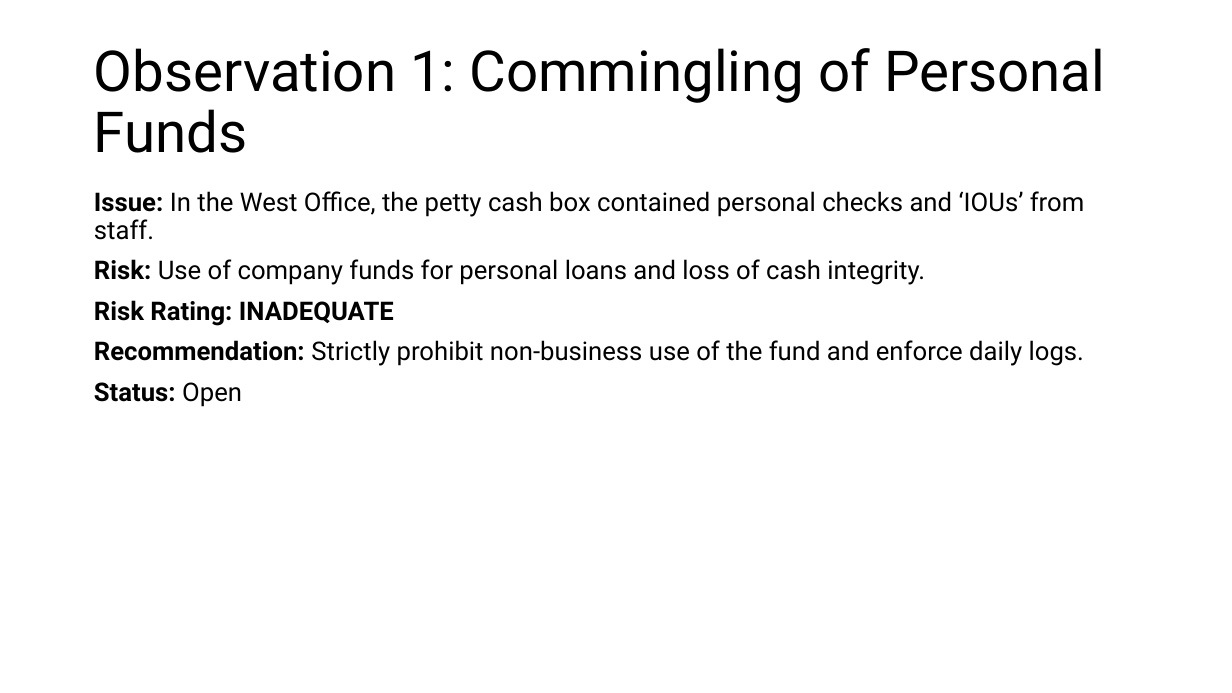
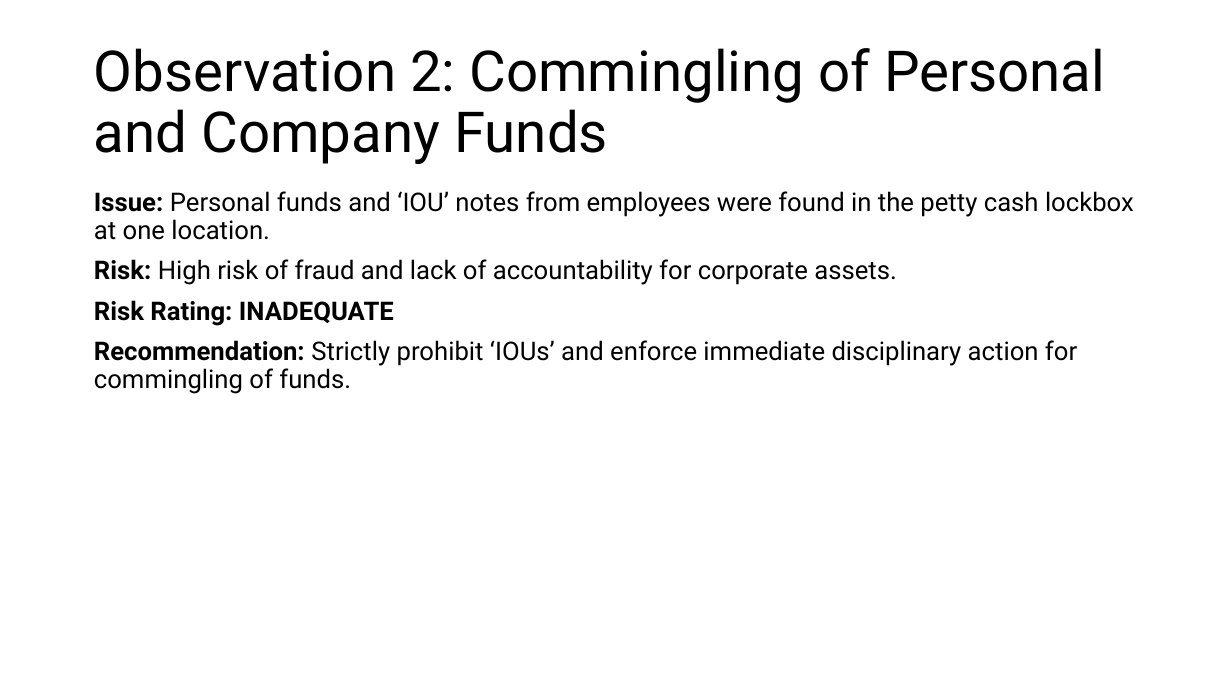
Before and after one commit to DenzDy/ia-report-bot-tools, a slide deck: slide 4 of generated_pptx/IA_Report_Petty_Cash_Controls.pptx (slide 3 before the commit). Drawn at 1232x693 pixels with LibreOffice and Linux fonts; fonts in the diff are those of the drawing. Boxes give left, top, right and bottom in pixels: in the first picture for what was removed or moved away, otherwise in the second. Text is boxed around its words. In the diff, an @@ line names an element or a change of style, - is before the commit and + after.

Commit message:
feat: change to OpenAI

```diff
--- a/generated_pptx/IA_Report_Petty_Cash_Controls.pptx
+++ b/generated_pptx/IA_Report_Petty_Cash_Controls.pptx
@@ title at (94, 48, 1105, 164): text changed @@
-Observation 1: Commingling of Personal Funds
+Observation 2: Commingling of Personal and Company Funds
@@ text at (94, 191, 1134, 285): text changed @@
-Issue: In the West Office, the petty cash box contained personal checks and ‘IOUs’ from staff.
-Risk: Use of company funds for personal loans and loss of cash integrity.
+Issue: Personal funds and ‘IOU’ notes from employees were found in the petty cash lockbox at one location.
+Risk: High risk of fraud and lack of accountability for corporate assets.
@@ text at (94, 340, 1077, 394): text changed @@
-Recommendation: Strictly prohibit non-business use of the fund and enforce daily logs.
-Status: Open
+Recommendation: Strictly prohibit ‘IOUs’ and enforce immediate disciplinary action for commingling of funds.
```
Also in this commit, not shown: 4 other slides changed, 1 slide added, 1 slide removed, 41 other files.
